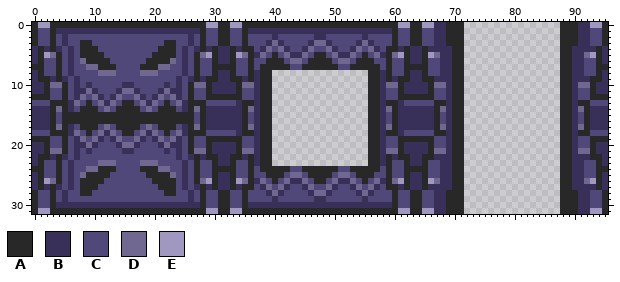
File history of a sprite sheet, LinkToThePast/Resources/Image/CastleDungeon/DoorDownUp2.png. Above: the version before the commit.
The file is 288x96 pixels, drawn in blocks of 3x3; one block is one cell here.
Palette (. is transparent): A #282828  B #383058  C #504878  D #706890  E #a098c0
After the commit:
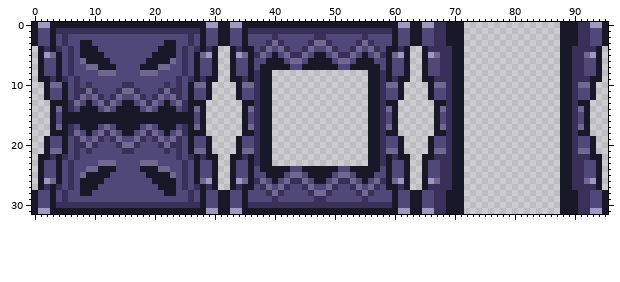
What changed:
@@ palette @@
-A #282828
+A #181828
@@ x 0..95 @@
  3 ACCACBCCAACCCCCCCCCCCCAACCBCACCAACCACCCBDBCCCCBDDBCCCCBDBCCCACCAACCBBAAA................AAABBCCA
- 4 BABABCBCAAACCCCCCCCCCAAACBCBABABBABAACBDCDBCCBDCCDBCCBDCDBCAABABBABBBBAA................AABBBBAB
- 5 BAEDACBCAAAACCCCCCCCAAAACBCADEABBAEDABDCACDBBDCAACDBBDCACDBADEABBAEDBBAA................AABBDEAB
- 6 BACCACBCDAAAACCCCCCAAAADCBCACCABBACCACCAAACDDCAAAACDDCAAACCACCABBACCBBAA................AABBCCAB
- 7 AACCACBCCDDAAACCCCAAADDCCBCACCAAAACCACAAAAACCAAAAAACCAAAAACACCAAAACCBBAA................AABBCCAA
- 8 BACCACBCCCCDDDCCCCDDDCCCCBCACCABBACCABAA................AABACCABBACCBBAA................AABBCCAB
- 9 BAABABCBCCCCCCCCCCCCCCCCBCBABAABBAABABAA................AABABAABBAABBBAA................AABBBAAB
-10 BBADDACBCBCCCCCBBCCCCCBCBCADDABBBBADDBAA................AABDDABBBBADDBAA................AABDDABB
-11 BBACCACBBDBCCCBDDBCCCBDBBCACCABBBBACCBAA................AABCCABBBBACCBAA................AABCCABB
-12 AAACCACBDCDBCBDCCDBCBDCDBCACCAAAAAACCBAA................AABCCAAAAAACCBAA................AABCCAAA
-13 CCCAAABDCACDBDCAACDBDCACDBAAACCCCCBAABAA................AABAABCCCCCAABAA................AABAACCC
-14 BBBADABCAAACDCAAAACDCAAACBADABBBBBBADBAA................AABDABBBBBBADBAA................AABDABBB
-15 BBBACAAAAAAAAAAAAAAAAAAAAAACABBBBBBACBAA................AABCABBBBBBACBAA................AABCABBB
-16 BBBACAAAAAAAAAAAAAAAAAAAAAACABBBBBBACBAA................AABCABBBBBBACBAA................AABCABBB
-17 BBBADABCAAACDCAAAACDCAAACBADABBBBBBADBAA................AABDABBBBBBADBAA................AABDABBB
-18 CCCAAABDCACDBDCAACDBDCACDBAAACCCCCBAABAA................AABAABCCCCCAABAA................AABAACCC
-19 AAACCACBDCDBCBDCCDBCBDCDBCACCAAAAAACCBAA................AABCCAAAAAACCBAA................AABCCAAA
-20 BBACCACBBDBCCCBDDBCCCBDBBCACCABBBBACCBAA................AABCCABBBBACCBAA................AABCCABB
-21 BBADDACBCBCCCCCBBCCCCCBCBCADDABBBBADDBAA................AABDDABBBBADDBAA................AABDDABB
-22 BAABABCBCCCCCCCCCCCCCCCCBCBABAABBAABABAA................AABABAABBAABBBAA................AABBBAAB
-23 BACCACBCCCCDDDCCCCDDDCCCCBCACCABBACCABAA................AABACCABBACCBBAA................AABBCCAB
-24 AACCACBCCDDAAACCCCAAADDCCBCACCAAAACCACAAAAACCAAAAAACCAAAAACACCAAAACCBBAA................AABBCCAA
-25 BACCACBCDAAAACCCCCCAAAADCBCACCABBACCACCAAACDDCAAAACDDCAAACCACCABBACCBBAA................AABBCCAB
-26 BAEDACBCAAAACCCCCCCCAAAACBCADEABBAEDABDCACDBBDCAACDBBDCACDBADEABBAEDBBAA................AABBDEAB
-27 BABABCBCAAACCCCCCCCCCAAACBCBABABBABAACBDCDBCCBDCCDBCCBDCDBCAABABBABBBBAA................AABBBBAB
+ 4 .ABABCBCAAACCCCCCCCCCAAACBCBABA..ABAACBDCDBCCBDCCDBCCBDCDBCAABA..ABBBBAA................AABBBBA.
+ 5 .AEDACBCAAAACCCCCCCCAAAACBCADEA..AEDABDCACDBBDCAACDBBDCACDBADEA..AEDBBAA................AABBDEA.
+ 6 .ACCACBCDAAAACCCCCCAAAADCBCACCA..ACCACCAAACDDCAAAACDDCAAACCACCA..ACCBBAA................AABBCCA.
+ 7 .ACCACBCCDDAAACCCCAAADDCCBCACCA..ACCACAAAAACCAAAAAACCAAAAACACCA..ACCBBAA................AABBCCA.
+ 8 .ACCACBCCCCDDDCCCCDDDCCCCBCACCA..ACCABAA................AABACCA..ACCBBAA................AABBCCA.
+ 9 .AABABCBCCCCCCCCCCCCCCCCBCBABAA..AABABAA................AABABAA..AABBBAA................AABBBAA.
+10 ..ADDACBCBCCCCCBBCCCCCBCBCADDA....ADDBAA................AABDDA....ADDBAA................AABDDA..
+11 ..ACCACBBDBCCCBDDBCCCBDBBCACCA....ACCBAA................AABCCA....ACCBAA................AABCCA..
+12 ..ACCACBDCDBCBDCCDBCBDCDBCACCA....ACCBAA................AABCCA....ACCBAA................AABCCA..
+13 ...AAABDCACDBDCAACDBDCACDBAAA......AABAA................AABAA......AABAA................AABAA...
+14 ...ADABCAAACDCAAAACDCAAACBADA......ADBAA................AABDA......ADBAA................AABDA...
+15 ...ACAAAAAAAAAAAAAAAAAAAAAACA......ACBAA................AABCA......ACBAA................AABCA...
+16 ...ACAAAAAAAAAAAAAAAAAAAAAACA......ACBAA................AABCA......ACBAA................AABCA...
+17 ...ADABCAAACDCAAAACDCAAACBADA......ADBAA................AABDA......ADBAA................AABDA...
+18 ...AAABDCACDBDCAACDBDCACDBAAA......AABAA................AABAA......AABAA................AABAA...
+19 ..ACCACBDCDBCBDCCDBCBDCDBCACCA....ACCBAA................AABCCA....ACCBAA................AABCCA..
+20 ..ACCACBBDBCCCBDDBCCCBDBBCACCA....ACCBAA................AABCCA....ACCBAA................AABCCA..
+21 ..ADDACBCBCCCCCBBCCCCCBCBCADDA....ADDBAA................AABDDA....ADDBAA................AABDDA..
+22 .AABABCBCCCCCCCCCCCCCCCCBCBABAA..AABABAA................AABABAA..AABBBAA................AABBBAA.
+23 .ACCACBCCCCDDDCCCCDDDCCCCBCACCA..ACCABAA................AABACCA..ACCBBAA................AABBCCA.
+24 .ACCACBCCDDAAACCCCAAADDCCBCACCA..ACCACAAAAACCAAAAAACCAAAAACACCA..ACCBBAA................AABBCCA.
+25 .ACCACBCDAAAACCCCCCAAAADCBCACCA..ACCACCAAACDDCAAAACDDCAAACCACCA..ACCBBAA................AABBCCA.
+26 .AEDACBCAAAACCCCCCCCAAAACBCADEA..AEDABDCACDBBDCAACDBBDCACDBADEA..AEDBBAA................AABBDEA.
+27 .ABABCBCAAACCCCCCCCCCAAACBCBABA..ABAACBDCDBCCBDCCDBCCBDCDBCAABA..ABBBBAA................AABBBBA.
 28 ACCACBCCAACCCCCCCCCCCCAACCBCACCAACCACCCBDBCCCCBDDBCCCCBDBCCCACCAACCBBAAA................AAABBCCA
Where, in picture pixels (left, top, right, bottom), the same in both pictures:
changed: (32, 22, 464, 214)
changed: (560, 22, 608, 214)
